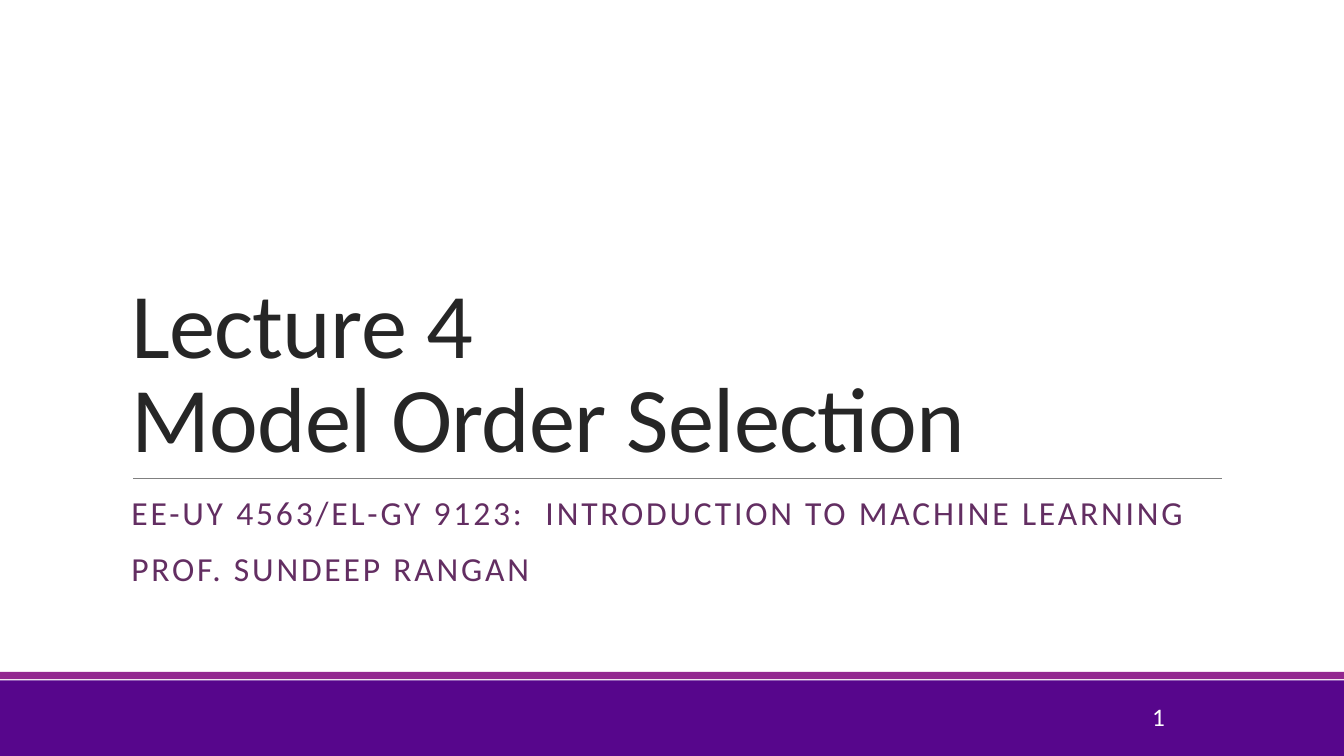
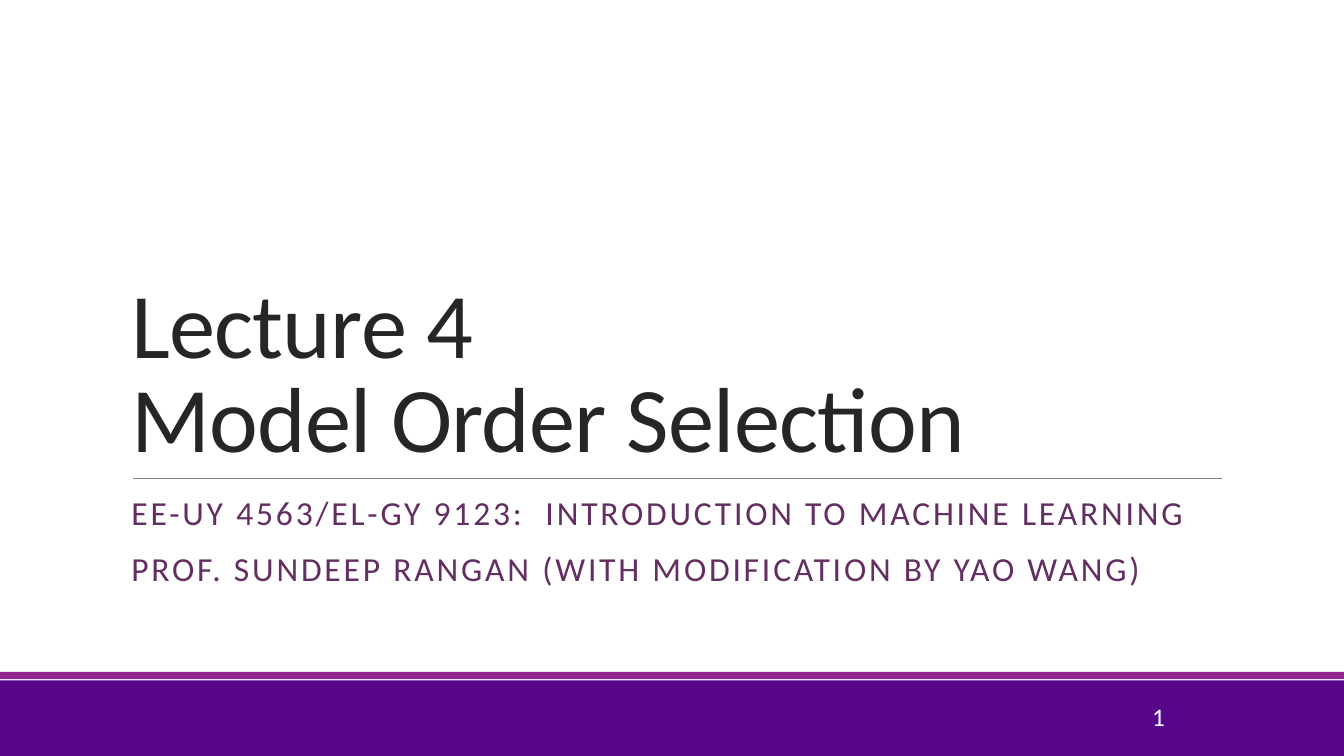
Before and after one commit to joshzzl/introml, a slide deck: slide 1 of lectures/Lect04_ModelSelection.pptx. Drawn at 1344x756 pixels with LibreOffice and Linux fonts; fonts in the diff are those of the drawing; background and template pictures are left out. Boxes give left, top, right and bottom in pixels: in the first picture for what was removed or moved away, otherwise in the second. Text is boxed around its words. In the diff, an @@ line names an element or a change of style, - is before the commit and + after.

```diff
--- a/lectures/Lect04_ModelSelection.pptx
+++ b/lectures/Lect04_ModelSelection.pptx
@@ subtitle at (131, 556, 1139, 586): text changed @@
-PROF. SUNDEEP RANGAN
+PROF. SUNDEEP RANGAN (WITH MODIFICATION BY YAO WANG)
```
Also in this commit, not shown: 9 other slides changed, 6 slides added, 1 slide removed, 1 other file.
